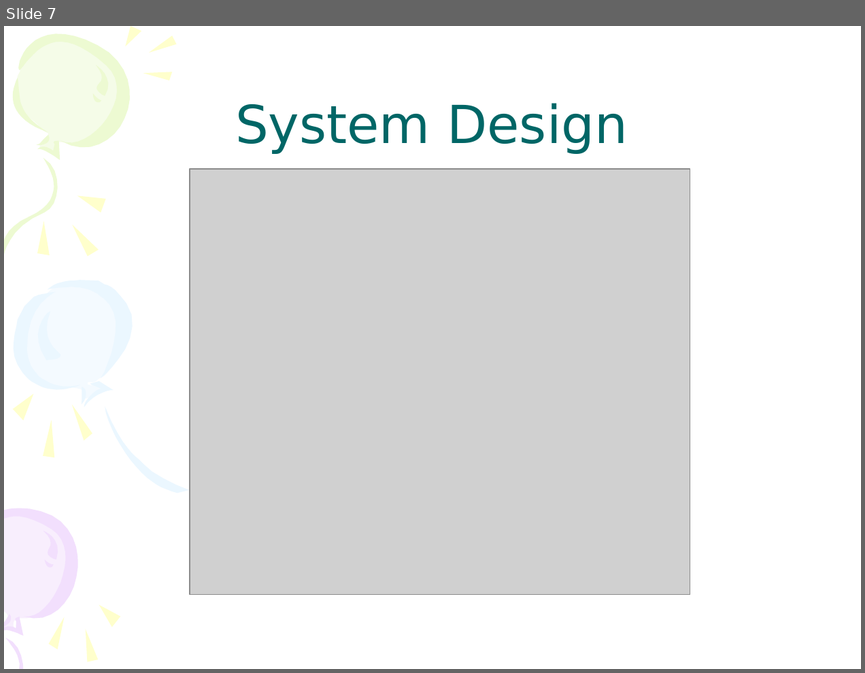
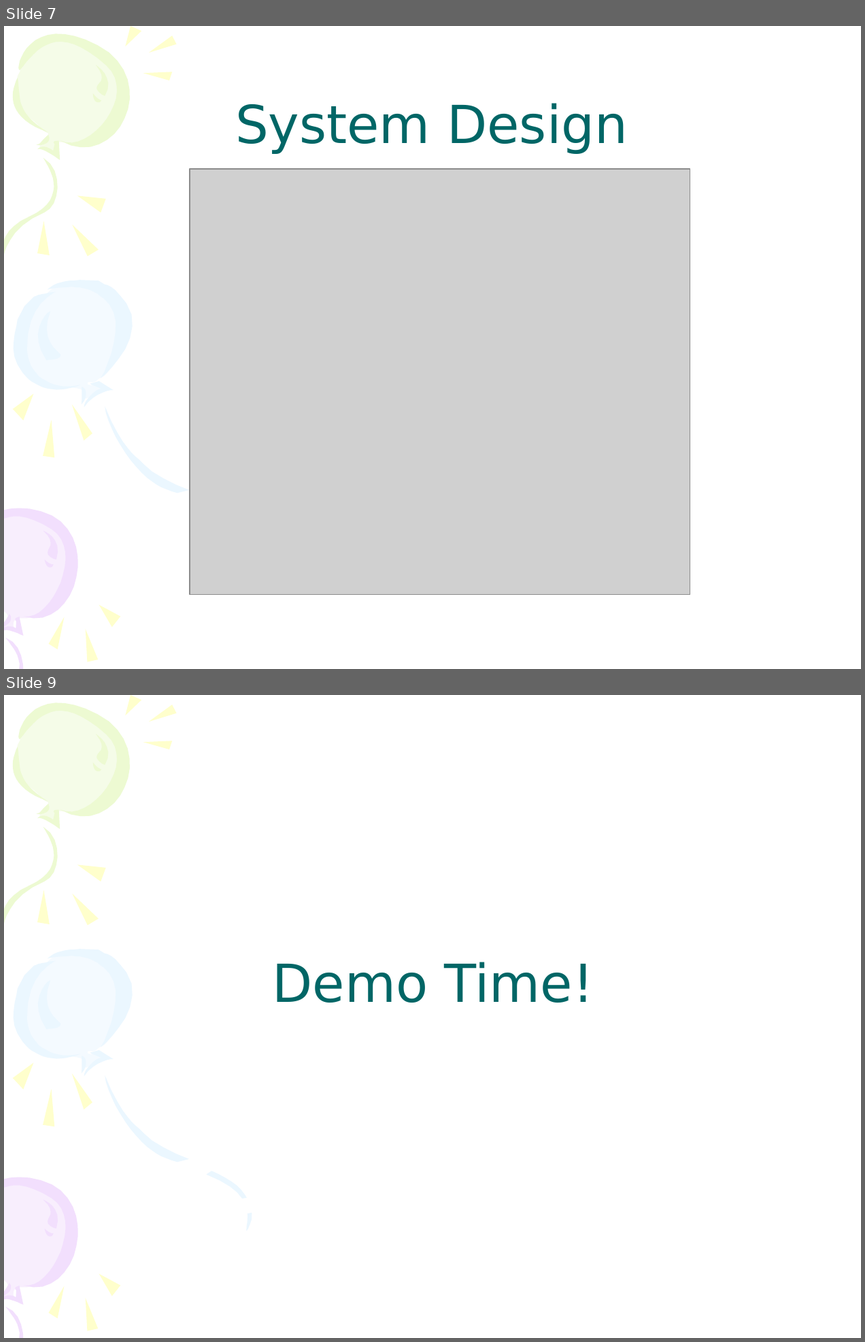
Before and after one commit to gbishop/samisays, a slide deck: SamiSays-midtermPres.ppt. Shown one above the other, each under a label of ours: slide 7 before the commit, slides 7 and 9 after it; the slides between them are not shown. The pictures are 865x673 and 865x1342 pixels, drawn with LibreOffice and Linux fonts; fonts in the diff are those of the drawing; grey boxes stand for pictures. Boxes give left, top, right and bottom in pixels: in the first picture for what was removed or moved away, otherwise in the second. Text is boxed around its words. In the diff, an @@ line names an element or a change of style, - is before the commit and + after.

```diff
--- a/SamiSays-midtermPres.ppt
+++ b/SamiSays-midtermPres.ppt
@@ slide 9 added at [4,695,861,1338], background #FFFFFF; not listed: 34 template elements that a slide beside it also shows @@
@@ title added at [272,962,594,1002], 44 pt, text #006666 @@
+Demo Time!
@@ freeform shape added at [205,1169,251,1200], fill #EBF7FF @@
@@ freeform shape added at [241,1210,256,1231], fill #EBF7FF @@
```
Also in this commit, not shown: 2 slides changed.
